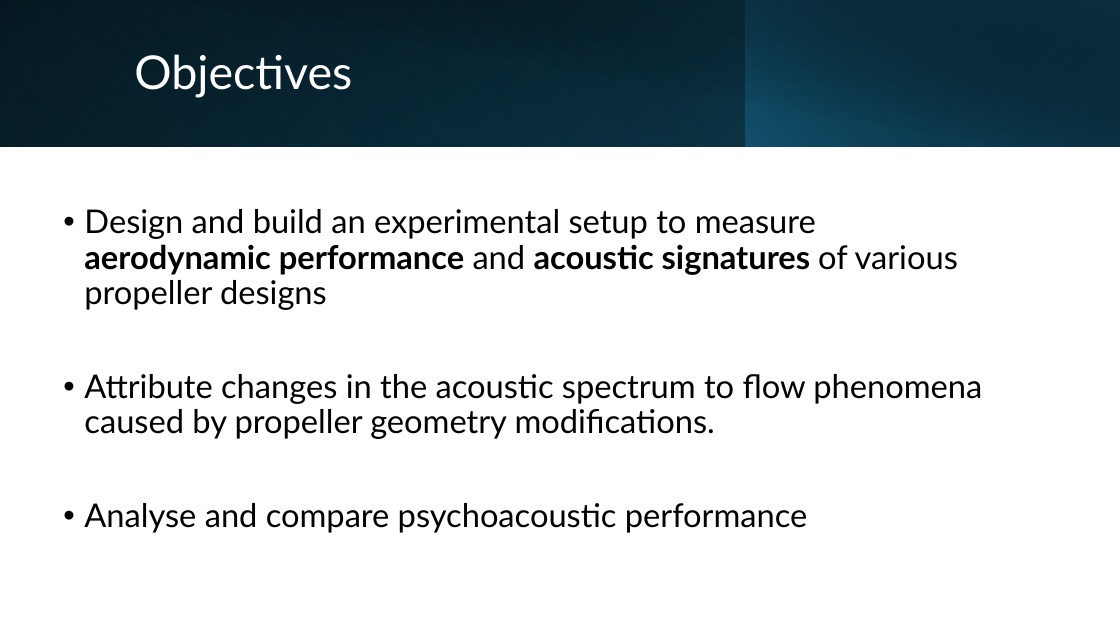
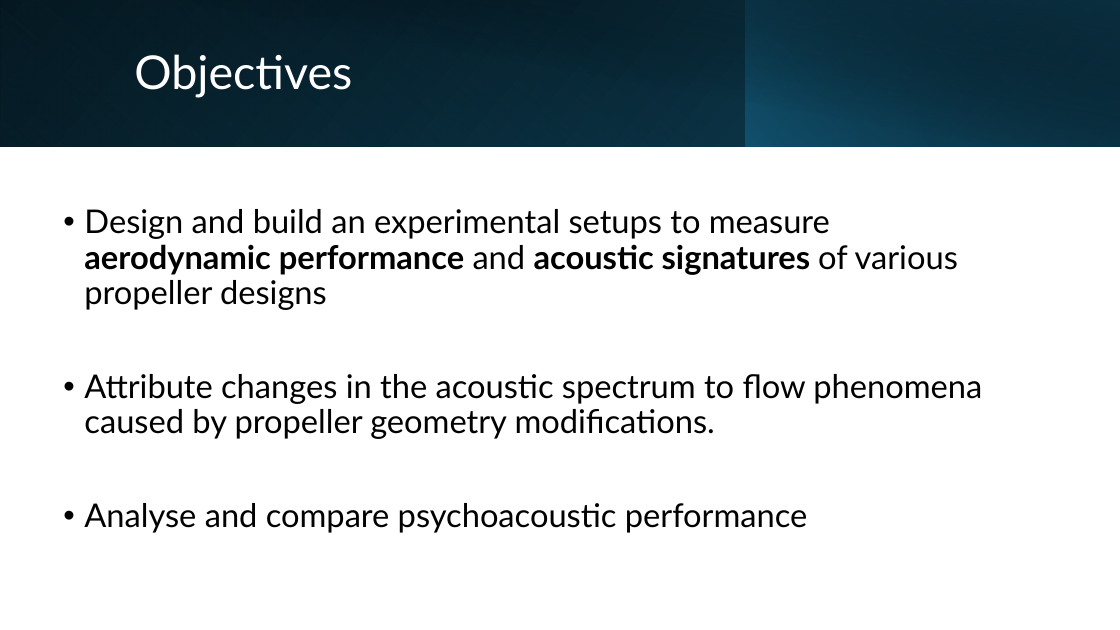
Before and after one commit to lpender3672/propeller-acoustics, a slide deck: slide 6 of deliverables/michaelmas_presentation.pptx (slide 5 before the commit). Drawn at 1120x630 pixels with LibreOffice and Linux fonts; fonts in the diff are those of the drawing. Boxes give left, top, right and bottom in pixels: in the first picture for what was removed or moved away, otherwise in the second. Text is boxed around its words. In the diff, an @@ line names an element or a change of style, - is before the commit and + after.

```diff
--- a/deliverables/michaelmas_presentation.pptx
+++ b/deliverables/michaelmas_presentation.pptx
@@ text at [84,209,958,310]: text changed @@
-• Design and build an experimental setup to measure aerodynamic performance and acoustic signatures of various propeller designs
+• Design and build an experimental setups to measure aerodynamic performance and acoustic signatures of various propeller designs
```
Also in this commit, not shown: 5 other slides changed, 2 slides added, 1 slide removed.
